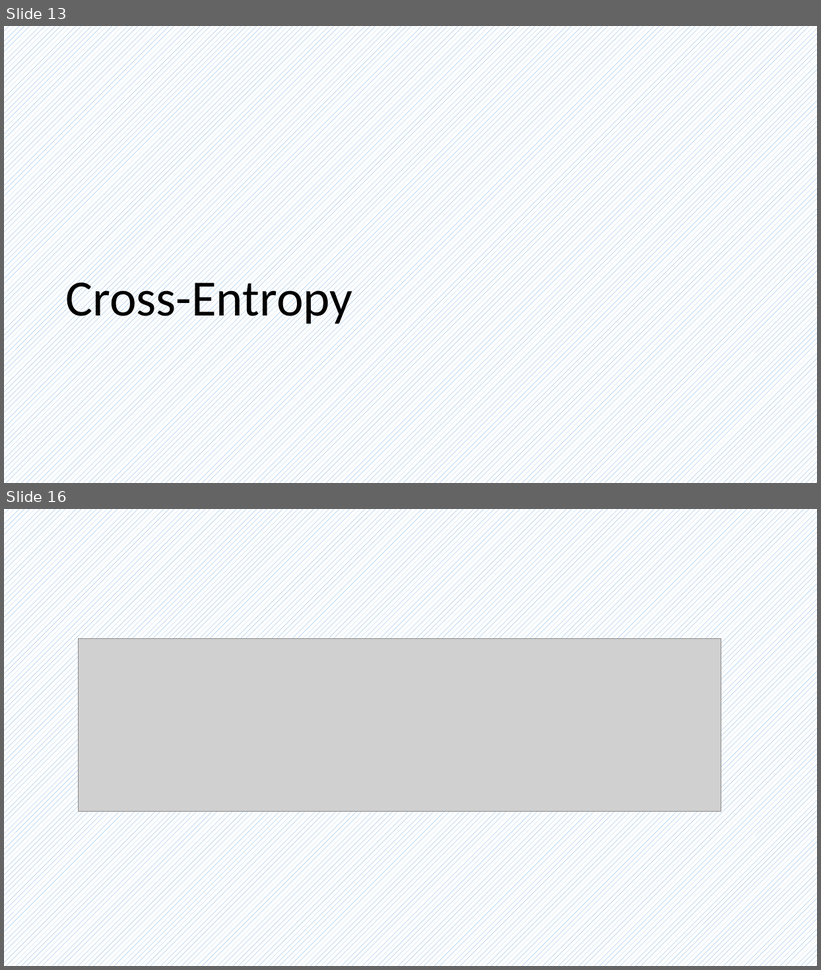
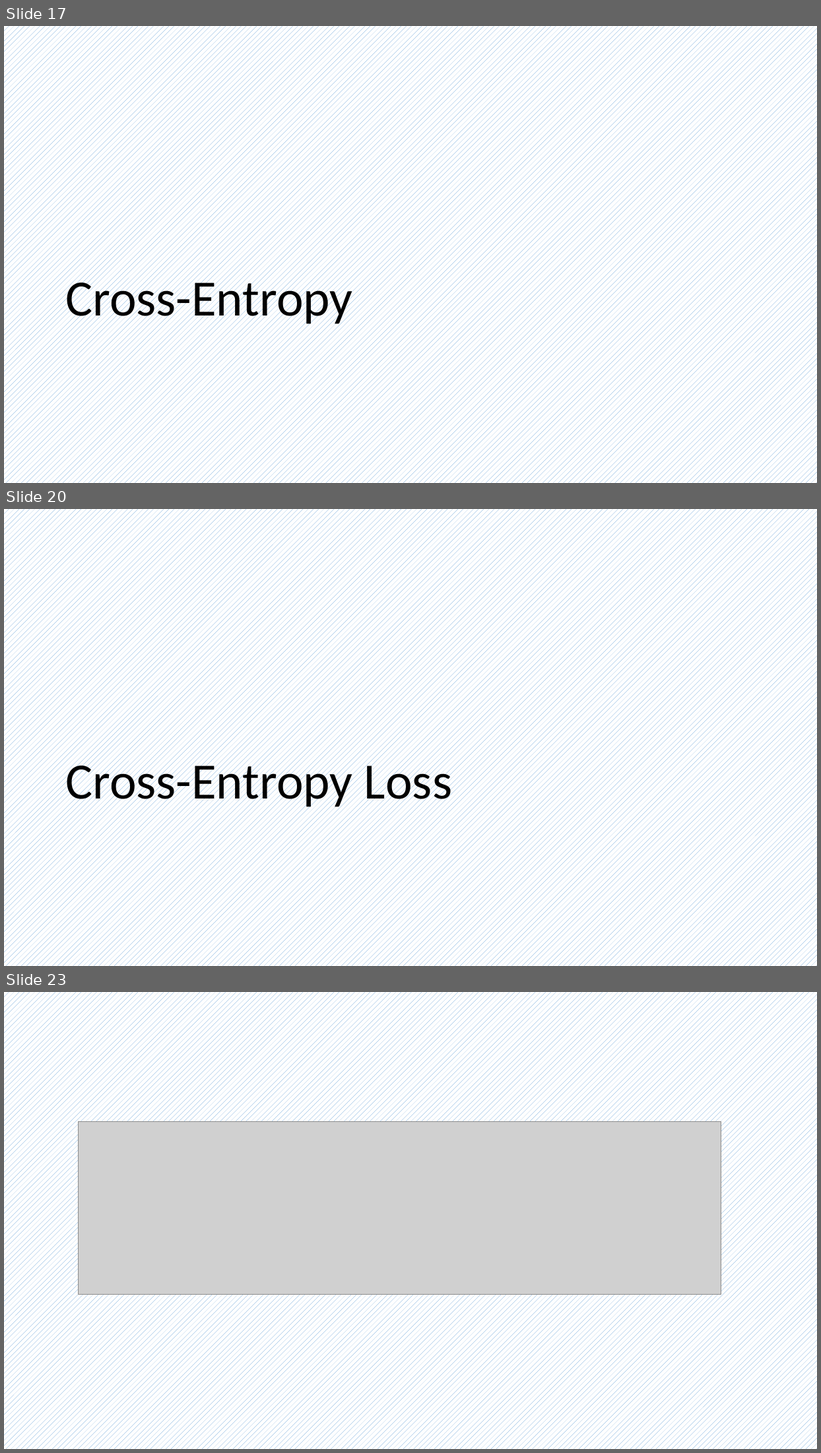
Before and after one commit to frankwxu/AI4DigitalForensics, a slide deck: lectures/08_multiclass_classification_n_to_n_2hidden/0_ML_concepts_multiclass.pptx. Shown one above the other, each under a label of ours: slides 13 and 16 before the commit, slides 17, 20 and 23 after it; the slides between them are not shown. The pictures are 821x970 and 821x1453 pixels, drawn with LibreOffice and Linux fonts; fonts in the diff are those of the drawing; grey boxes stand for pictures; background and template pictures are left out. Boxes give left, top, right and bottom in pixels: in the first picture for what was removed or moved away, otherwise in the second. Text is boxed around its words. In the diff, an @@ line names an element or a change of style, - is before the commit and + after.

```diff
--- a/lectures/08_multiclass_classification_n_to_n_2hidden/0_ML_concepts_multiclass.pptx
+++ b/lectures/08_multiclass_classification_n_to_n_2hidden/0_ML_concepts_multiclass.pptx
@@ slide 20 added at <box>4,509,817,966</box>, background pattern #5B9BD5 on #FFFFFF @@
@@ title added at <box>65,757,452,811</box>, 60 pt, text #000000 @@
+Cross-Entropy Loss
@@ what was slide 13 is now slide 17 @@
@@ what was slide 16 is now slide 23 @@
```
Also in this commit, not shown: 3 slides changed, 6 other slides added, 6 other files.
